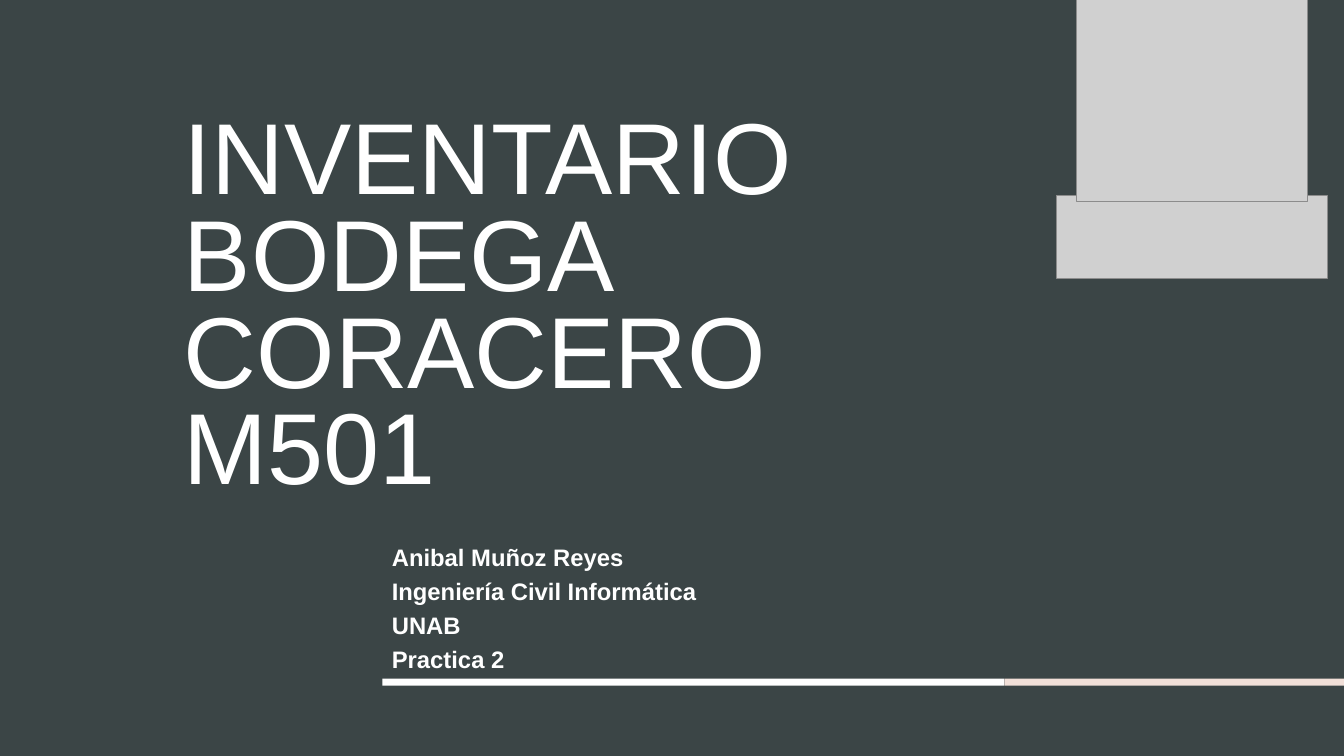
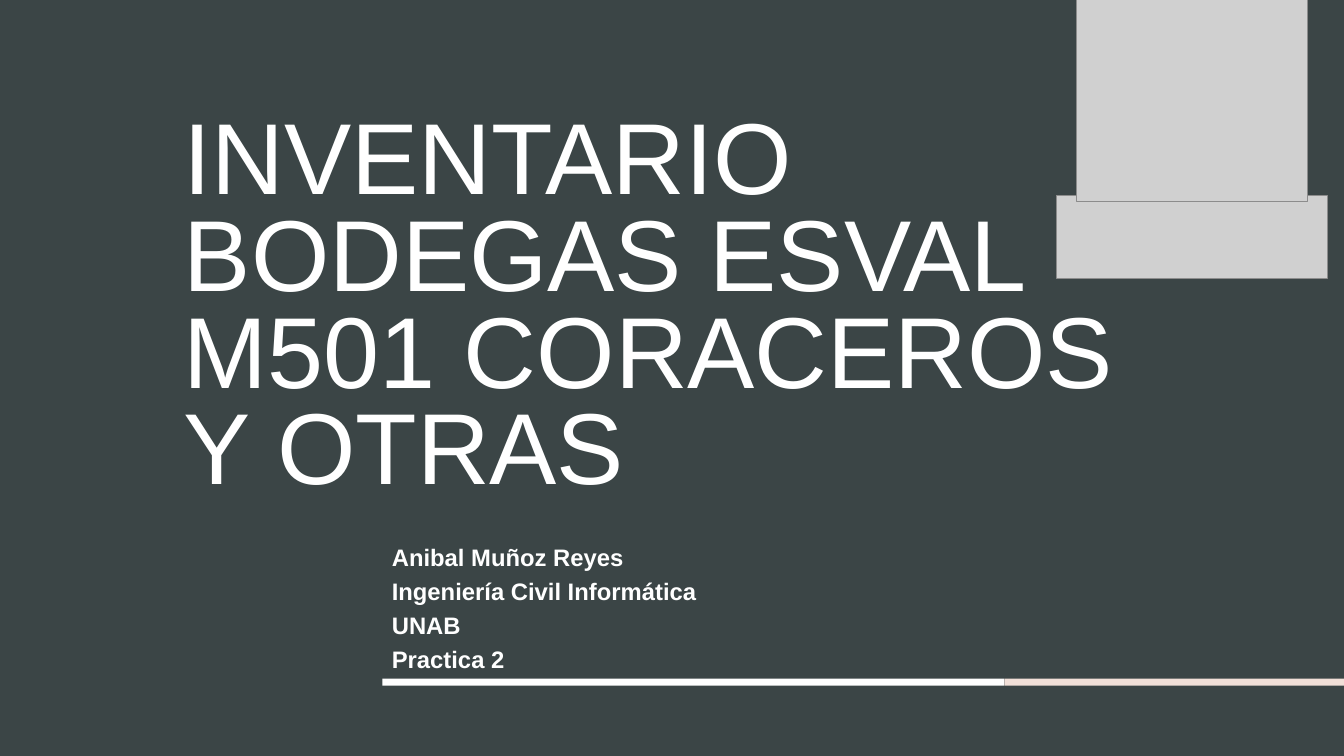
Before and after one commit to AniMuoz/Practica-2, a slide deck: slide 1 of manual de uso/capacitacion/Capacitacion sistema de inventario.pptx. Drawn at 1344x756 pixels with LibreOffice and Linux fonts; fonts in the diff are those of the drawing; grey boxes stand for pictures. Boxes give left, top, right and bottom in pixels: in the first picture for what was removed or moved away, otherwise in the second. Text is boxed around its words. In the diff, an @@ line names an element or a change of style, - is before the commit and + after.

```diff
--- a/manual de uso/capacitacion/Capacitacion sistema de inventario.pptx
+++ b/manual de uso/capacitacion/Capacitacion sistema de inventario.pptx
@@ title at bbox=[184, 123, 1113, 485]: text changed @@
-INVENTARIO BODEGA CORACERO
-M501
+INVENTARIO BODEGAS ESVAL
+M501 CORACEROS Y OTRAS
```
Also in this commit, not shown: 3 other slides changed, 13 other files.
